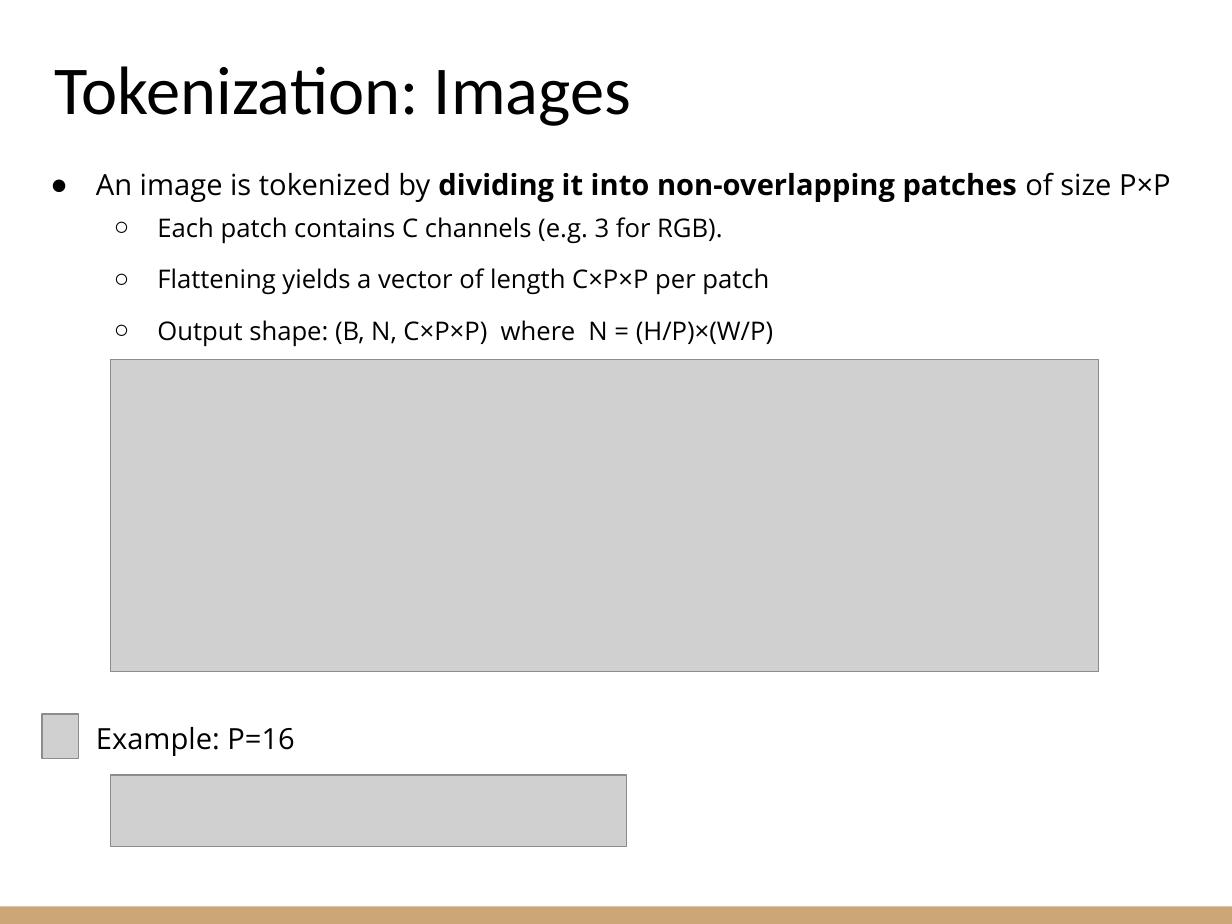
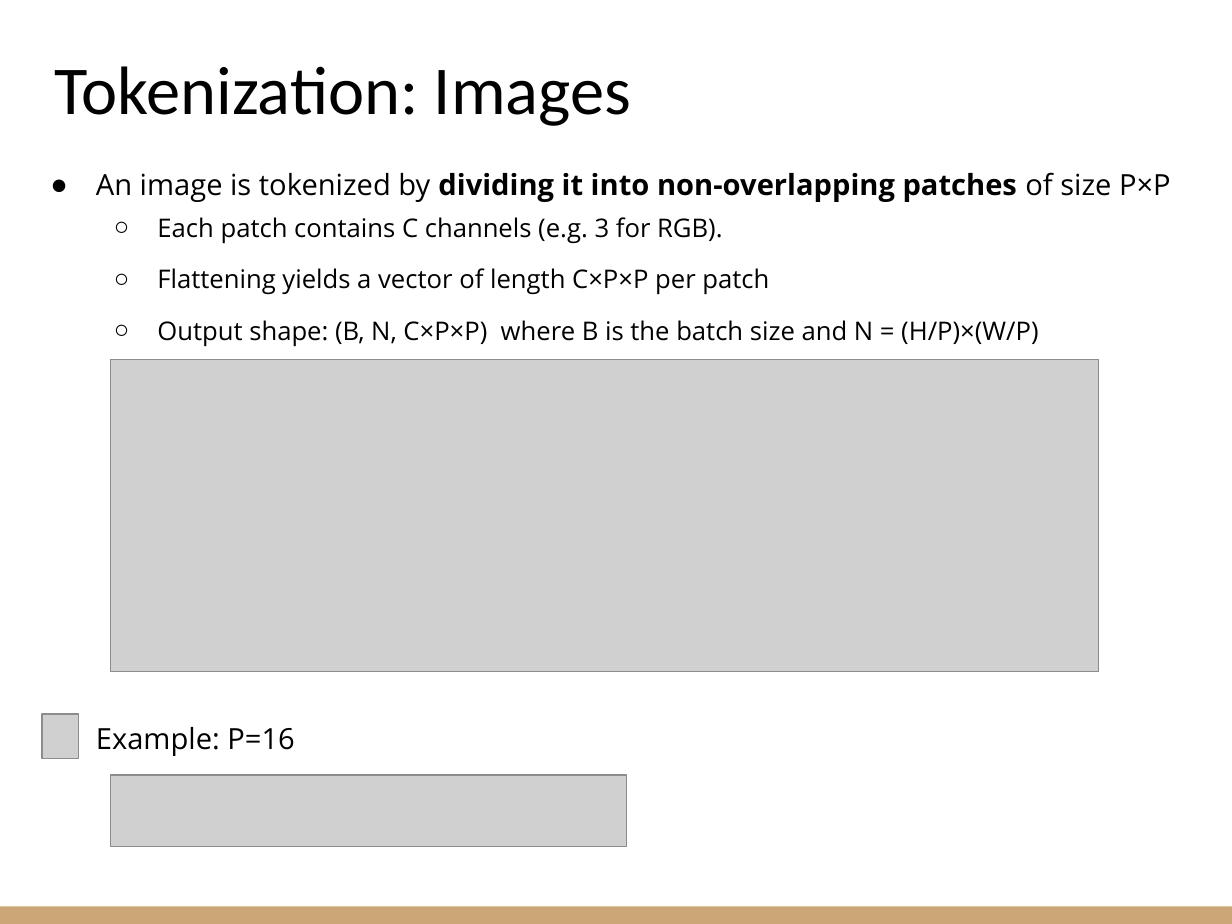
Before and after one commit to riccardoberta/machine-learning, a slide deck: slide 6 of 17 - Transformers/slides.pptx. Drawn at 1232x924 pixels with LibreOffice and Linux fonts; fonts in the diff are those of the drawing; grey boxes stand for pictures. Boxes give left, top, right and bottom in pixels: in the first picture for what was removed or moved away, otherwise in the second. Text is boxed around its words. In the diff, an @@ line names an element or a change of style, - is before the commit and + after.

```diff
--- a/17 - Transformers/slides.pptx
+++ b/17 - Transformers/slides.pptx
@@ text at [157, 320, 1038, 347]: text changed @@
-  ○ Output shape: (B, N, C×P×P) where N = (H/P)×(W/P)
+  ○ Output shape: (B, N, C×P×P) where B is the batch size and N = (H/P)×(W/P)
```
Also in this commit, not shown: 16 other slides changed, 13 slides added, 3 other files.
